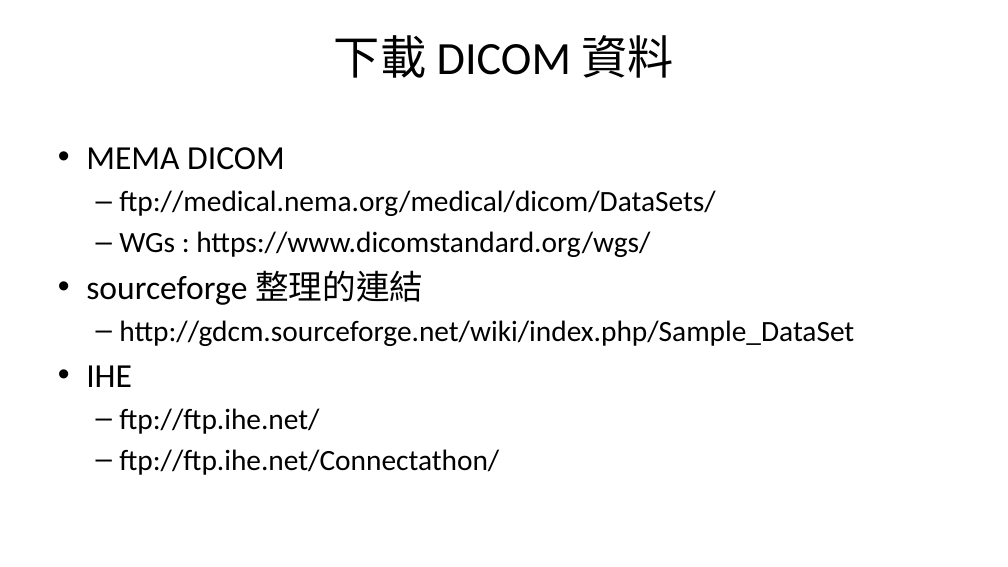
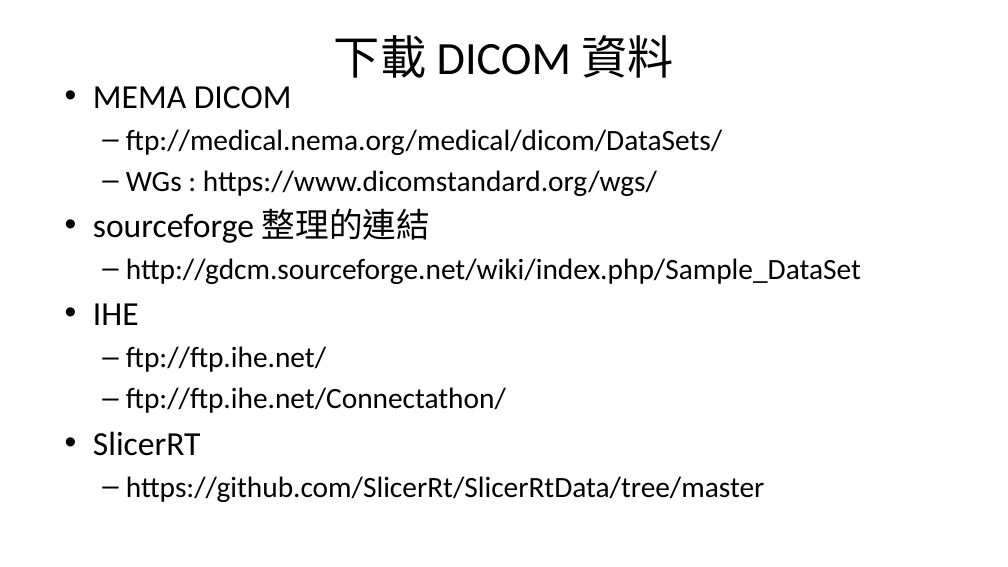
Before and after one commit to mos2718/drawDICOM, a slide deck: slide 7 of DrawDICOM1.pptx. Drawn at 1008x567 pixels with LibreOffice and Linux fonts; fonts in the diff are those of the drawing. Boxes give left, top, right and bottom in pixels: in the first picture for what was removed or moved away, otherwise in the second. Text is boxed around its words. In the diff, an @@ line names an element or a change of style, - is before the commit and + after.

```diff
--- a/DrawDICOM1.pptx
+++ b/DrawDICOM1.pptx
@@ text "MEMA DICOM": place and size @@
-text "MEMA DICOM" at (86,147,854,475)
+text "MEMA DICOM" at (93,86,861,502)
@@ text at (93,431,764,502): paragraphs added @@
+• SlicerRT
+  – https://github.com/SlicerRt/SlicerRtData/tree/master
```
Also in this commit, not shown: 3 other files.
